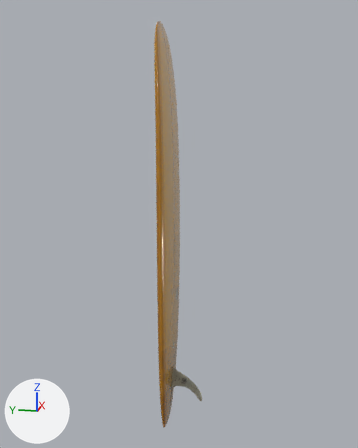
An edit to the glTF model public/models/surfboard.glb, drawn before and after from the same camera.
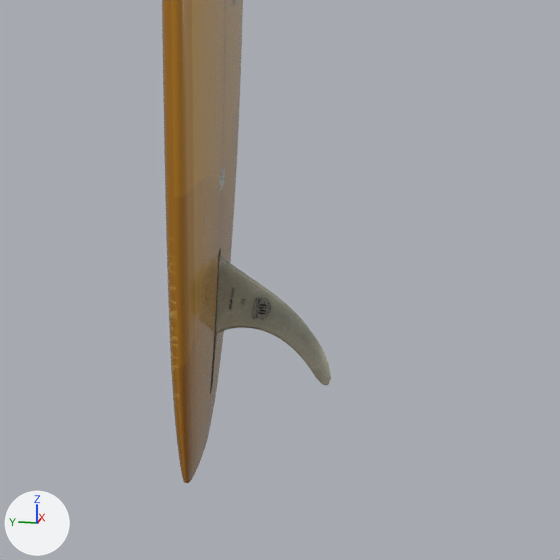
Each version is shown whole from a camera (50 mm lens) standing at (-3.299, -0.729, 0.943) and looking at (0.022, -0.065, 0.113), then close up on the part from 32% to 74% of the width and 67% to 100% of the height. Lighting does not change. The marker at lower left points along +X, +Y and +Z. The older version's two pictures come first. Vertices at exactly the same position are counted once.

Names of what the first close-up shows: 'Amber resin bottom with original Bing and 60 artwork', 'Bing 60th anniversary 9.5 inch fiberglass fin', 'Waxed deck with original Bing artwork' and 2 more.
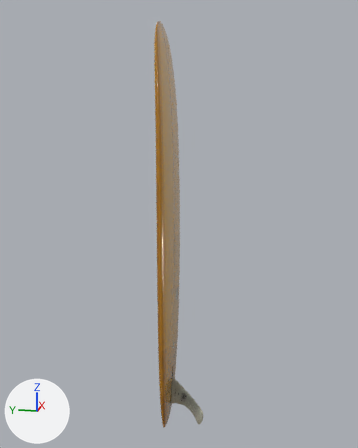
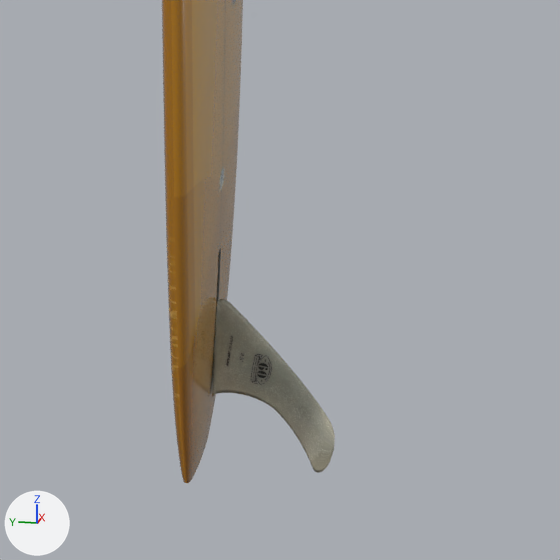
Changed parts and their boxes (x1, y1, x2, y2) in the close-ups (560 x 560 px; the box of a moved part takes in the faces that stretch with it):
'Bing 60th anniversary 9.5 inch fiberglass fin', reshaped (35% taller)
    before: (215, 256, 331, 385)
    after: (212, 299, 335, 473)
part 1 of me_bing_60th_anniversary_9_5_inch_fiberglass_fin, moved or reshaped
    before: (216, 256, 331, 385)
    after: (212, 299, 335, 473)

What the commit changed:
me_bing_60th_anniversary_9_5_inch_fiberglass_fin is used by ob_bing_60th_anniversary_9_5_inch_fiberglass_fin; location (0.0, 0.0, 0.0).
me_bing_60th_anniversary_9_5_inch_fiberglass_fin had 2909 vertices, 5809 faces and spanned x -0.005..0.005, y -0.249..-0.011, z -1.253..-0.988.
me_bing_60th_anniversary_9_5_inch_fiberglass_fin now has 2909 vertices, 5809 faces and spans x -0.006..0.006, y -0.258..-0.005, z -1.456..-1.085.
me_bing_60th_anniversary_9_5_inch_fiberglass_fin part 1: 2901 of 2909 vertices moved; they spanned x -0.005..0.005, y -0.249..-0.013, z -1.253..-0.988 and now span x -0.005..0.005, y -0.258..-0.005, z -1.456..-1.085; mean shift (0.0, -0.001, -0.148); largest move (0.0, -0.219, -1.237) -> (0.0, -0.216, -1.45).
Other edits to the shape of me_bing_60th_anniversary_9_5_inch_fiberglass_fin do not show in these pictures.
